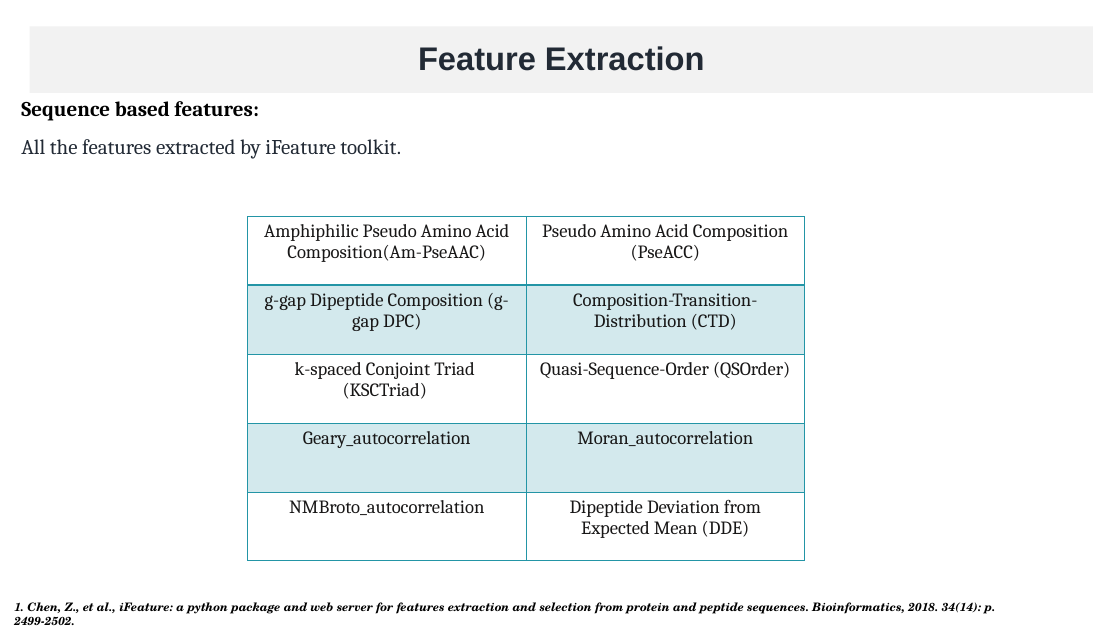
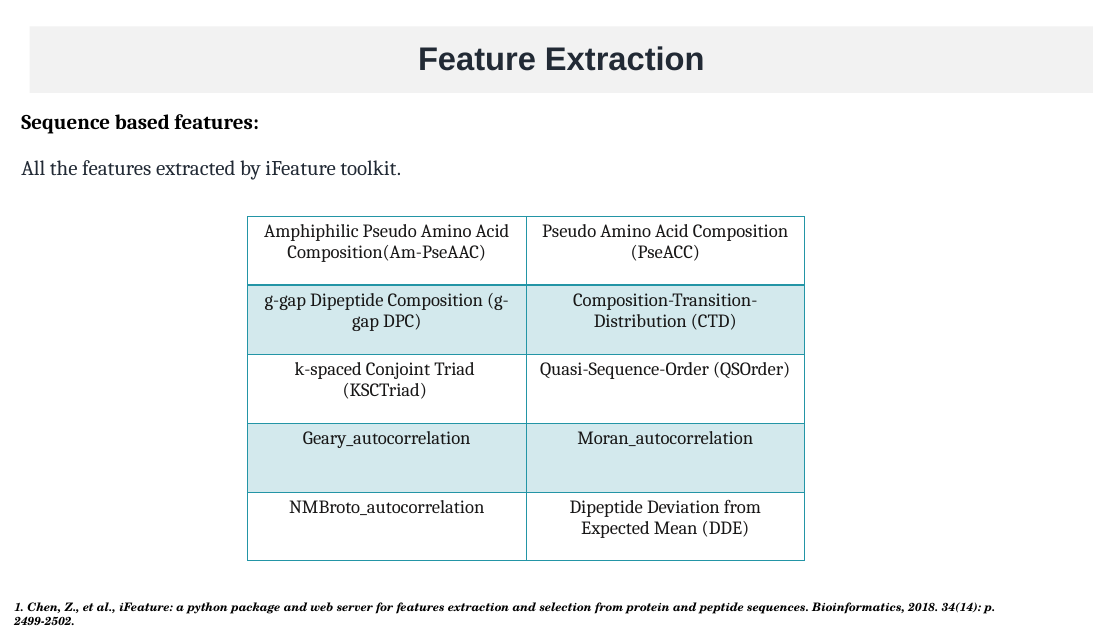
Before and after one commit to mtzynb/MyThesis, a slide deck: slide 21 of ThesisPresentation/thesis_presentation_26012022_Winter.pptx. Drawn at 1120x630 pixels with LibreOffice and Linux fonts; fonts in the diff are those of the drawing. Boxes give left, top, right and bottom in pixels: in the first picture for what was removed or moved away, otherwise in the second. Text is boxed around its words. In the diff, an @@ line names an element or a change of style, - is before the commit and + after.

```diff
--- a/ThesisPresentation/thesis_presentation_26012022_Winter.pptx
+++ b/ThesisPresentation/thesis_presentation_26012022_Winter.pptx
@@ text "Sequence based features:": place and size @@
-text "Sequence based features:" at [21,101,258,121]
+text "Sequence based features:" at [21,114,258,134]
@@ text "All the features extracted by ...": place and size @@
-text "All the features extracted by ..." at [21,139,401,159]
+text "All the features extracted by ..." at [21,160,401,180]
```
Also in this commit, not shown: 17 other slides changed, 4 slides added, 11 slides removed, 1 other file.
